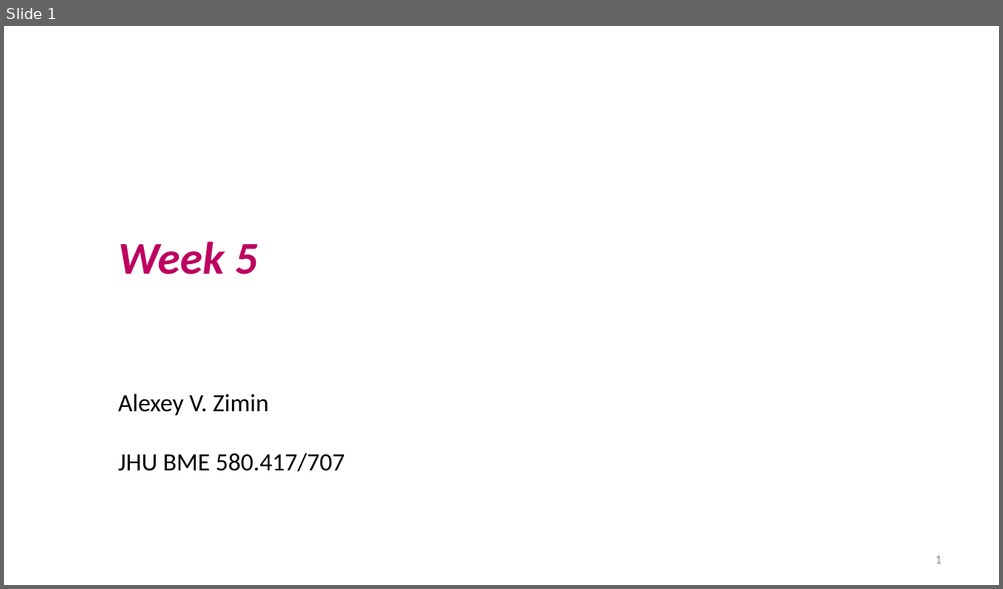
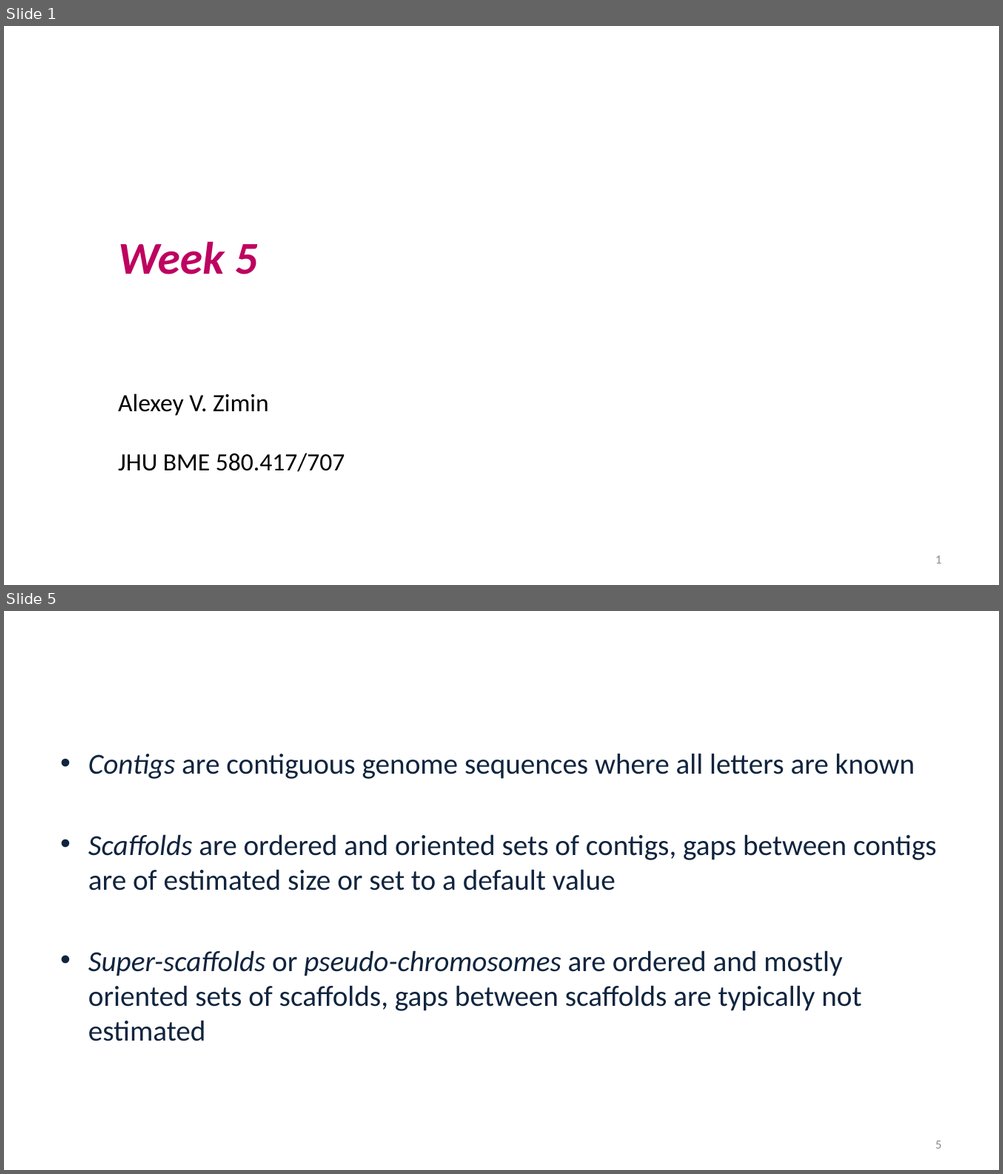
Before and after one commit to alekseyzimin/BME-Algorithms-for-Analysis-of-Genomic-Data, a slide deck: Fall 2026/Week 5 -- Genome Assembly Algorithms.pptx. Shown one above the other, each under a label of ours: slide 1 before the commit, slides 1 and 5 after it; the slides between them are not shown. The pictures are 1003x589 and 1003x1174 pixels, drawn with LibreOffice and Linux fonts; fonts in the diff are those of the drawing; background and template pictures are left out. Boxes give left, top, right and bottom in pixels: in the first picture for what was removed or moved away, otherwise in the second. Text is boxed around its words. In the diff, an @@ line names an element or a change of style, - is before the commit and + after.

```diff
--- a/Fall 2026/Week 5 -- Genome Assembly Algorithms.pptx
+++ b/Fall 2026/Week 5 -- Genome Assembly Algorithms.pptx
@@ slide 5 added at box(4, 611, 999, 1170), background picture (left out) @@
@@ title added at box(53, 667, 948, 703), 32.4 pt, text #FFFFFF @@
+Assembly levels
@@ text added at box(88, 753, 936, 1042), 28 pt, text #0F243E @@
+• Contigs are contiguous genome sequences where all letters are known
+• Scaffolds are ordered and oriented sets of contigs, gaps between contigs are of estimated size or set to a default value
+• Super-scaffolds or pseudo-chromosomes are ordered and mostly oriented sets of scaffolds, gaps between scaffolds are typically not estimated
@@ page number added at box(935, 1141, 941, 1149), 12 pt, text #8C8C8C @@
+5
```
Also in this commit, not shown: 10 slides changed, 5 other slides added.
